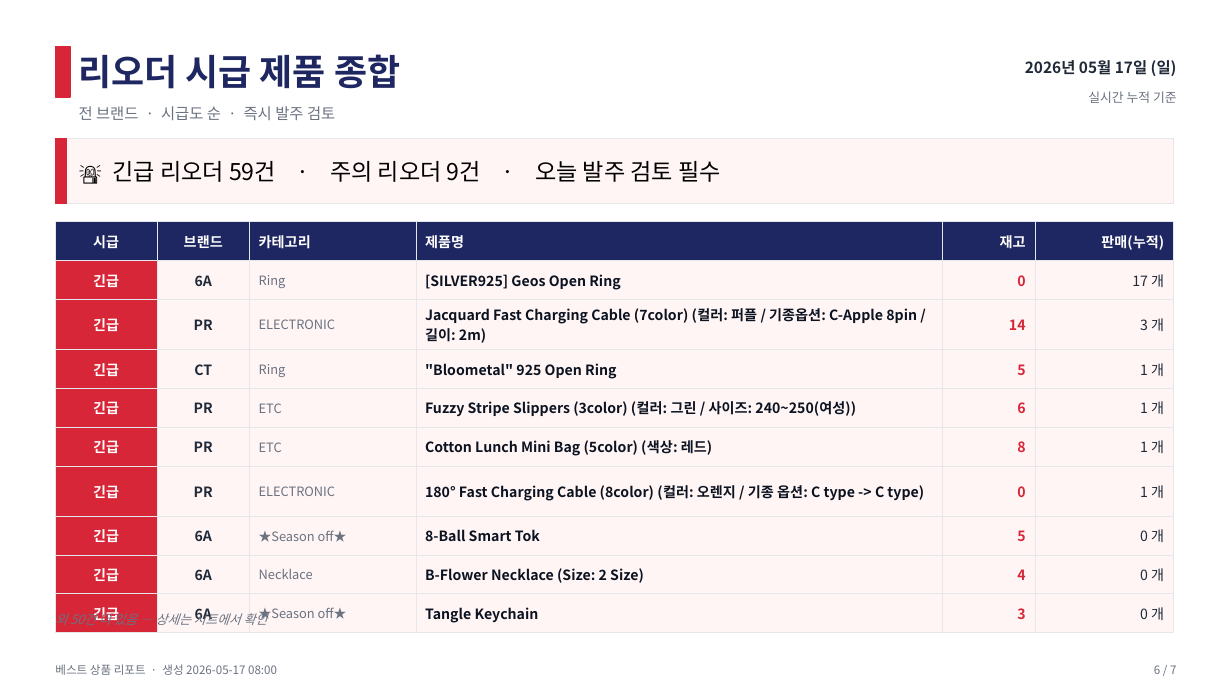
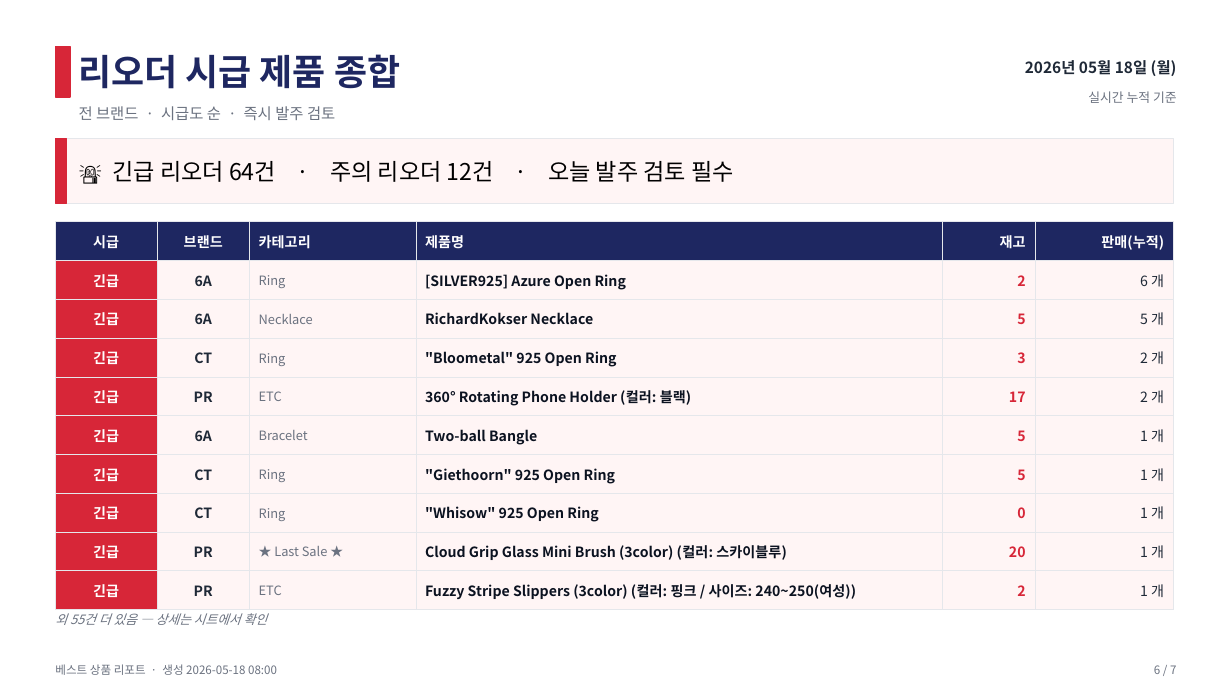
Before and after one commit to j65209/Brightbeed, a slide deck: slide 6 of data/sales-report.pptx. Drawn at 1232x693 pixels with LibreOffice and Linux fonts; fonts in the diff are those of the drawing. Boxes give left, top, right and bottom in pixels: in the first picture for what was removed or moved away, otherwise in the second. Text is boxed around its words. In the diff, an @@ line names an element or a change of style, - is before the commit and + after.

```diff
--- a/data/sales-report.pptx
+++ b/data/sales-report.pptx
@@ text at [1025, 60, 1177, 76]: text changed @@
-2026년 05월 17일 (일)
+2026년 05월 18일 (월)
@@ text at [112, 161, 734, 182]: text changed @@
-🚨 긴급 리오더 59건 · 주의 리오더 9건 · 오늘 발주 검토 필수
+🚨 긴급 리오더 64건 · 주의 리오더 12건 · 오늘 발주 검토 필수
@@ table at [55, 222, 1174, 603] @@
-row 2: 긴급 | 6A | Ring | [SILVER925] Geos Open Ring | 0 | 17 개
+row 2: 긴급 | 6A | Ring | [SILVER925] Azure Open Ring | 2 | 6 개
-row 3: 긴급 | PR | ELECTRONIC | Jacquard Fast Charging Cable (7color) (컬러: 퍼플 / 기종옵션: C-Apple 8pin / 길이: 2m) | 14 | 3 개
+row 3: 긴급 | 6A | Necklace | RichardKokser Necklace | 5 | 5 개
-row 4, column 5: 5
+row 4, column 5: 3
-row 4, column 6: 1 개
+row 4, column 6: 2 개
-row 5: 긴급 | PR | ETC | Fuzzy Stripe Slippers (3color) (컬러: 그린 / 사이즈: 240~250(여성)) | 6 | 1 개
+row 5: 긴급 | PR | ETC | 360° Rotating Phone Holder (컬러: 블랙) | 17 | 2 개
-row 6: 긴급 | PR | ETC | Cotton Lunch Mini Bag (5color) (색상: 레드) | 8 | 1 개
+row 6: 긴급 | 6A | Bracelet | Two-ball Bangle | 5 | 1 개
-row 7: 긴급 | PR | ELECTRONIC | 180° Fast Charging Cable (8color) (컬러: 오렌지 / 기종 옵션: C type -> C type) | 0 | 1 개
+row 7: 긴급 | CT | Ring | "Giethoorn" 925 Open Ring | 5 | 1 개
-row 8: 긴급 | 6A | ★Season off★ | 8-Ball Smart Tok | 5 | 0 개
+row 8: 긴급 | CT | Ring | "Whisow" 925 Open Ring | 0 | 1 개
-row 9: 긴급 | 6A | Necklace | B-Flower Necklace (Size: 2 Size) | 4 | 0 개
+row 9: 긴급 | PR | ★ Last Sale ★ | Cloud Grip Glass Mini Brush (3color) (컬러: 스카이블루) | 20 | 1 개
-row 10: 긴급 | 6A | ★Season off★ | Tangle Keychain | 3 | 0 개
+row 10: 긴급 | PR | ETC | Fuzzy Stripe Slippers (3color) (컬러: 핑크 / 사이즈: 240~250(여성)) | 2 | 1 개
@@ text at [55, 613, 268, 625]: text changed @@
-외 50건 더 있음 — 상세는 시트에서 확인
+외 55건 더 있음 — 상세는 시트에서 확인
@@ text at [55, 664, 277, 675]: text changed @@
-베스트 상품 리포트 · 생성 2026-05-17 08:00
+베스트 상품 리포트 · 생성 2026-05-18 08:00
```
Also in this commit, not shown: 6 other slides changed.
